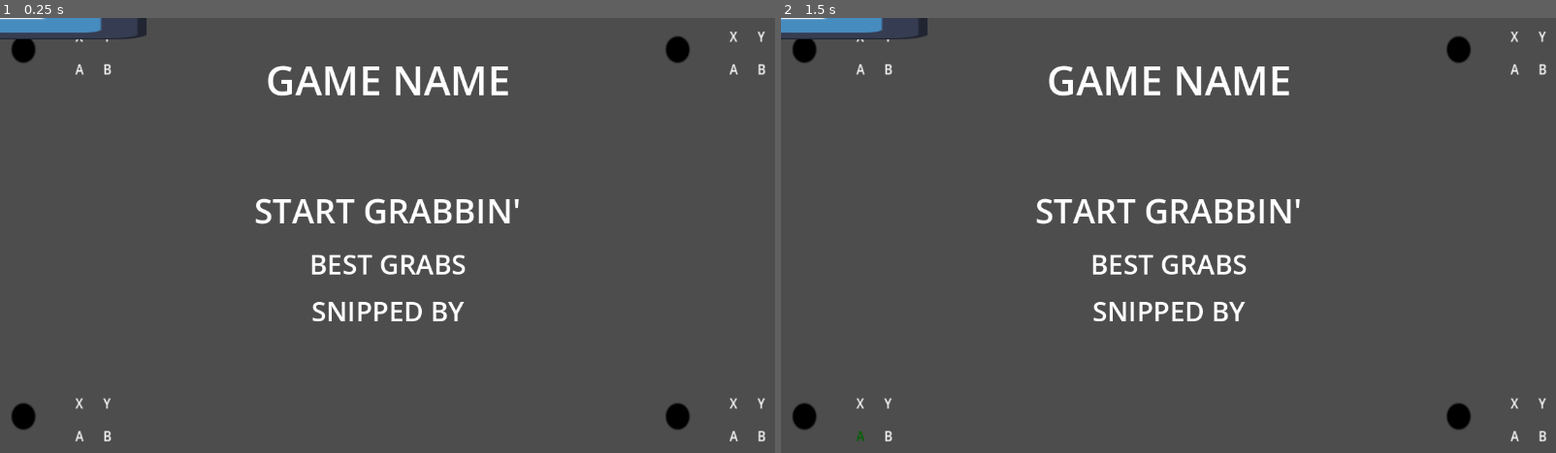
Above: before the commit, frames 1-2 (left to right).
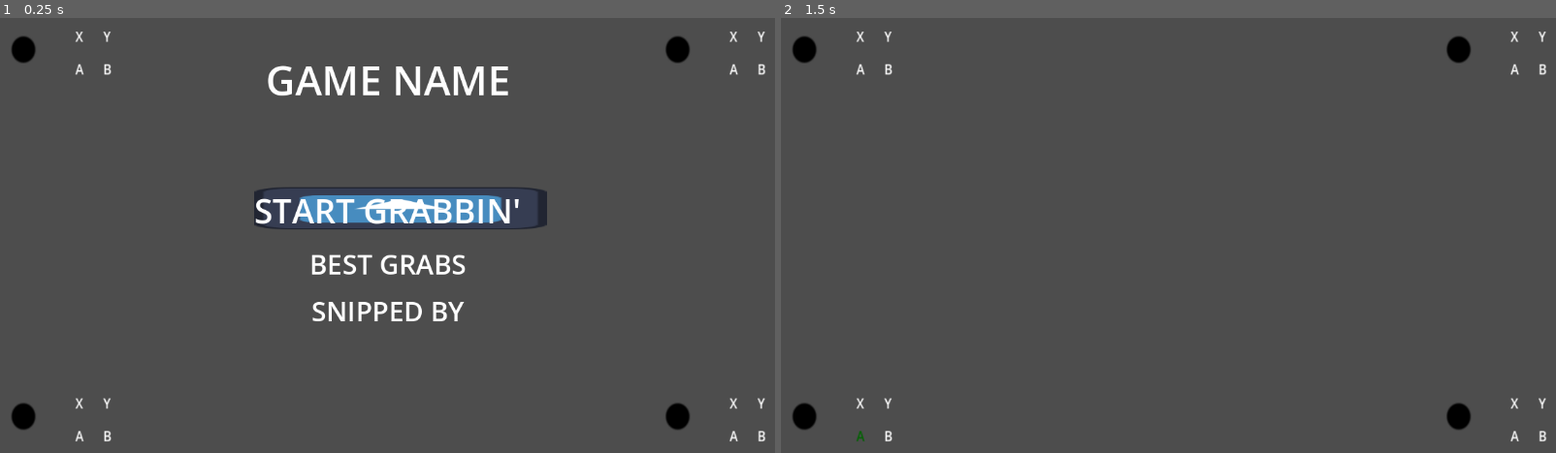
Above: after the commit, the same moments.

Repository: faubes/ArcadeJam2023
Game: Godot game, scene res://scenes/test/MultiControllers.tscn
The game is run twice, just before and just after one commit, with the same random seed, the same clock (stepped at 60 frames per second) and the same inputs. The engine's default icon, where the game draws it, is replaced by a stand-in: a white triangle on a blue panel in a dark square.
Inputs:
- Up to frame 1 (0.25 s): no input
- Up to frame 2 (1.5 s): tap Enter at 0.5 s; hold Up (MenuUp, bound only after the commit) 0.53-1.28 s; hold A (FireHand) 0.53-1.28 s; tap Ctrl (ReelIn) at 0.8, 1.35 s; tap Space (SelectButton) at 1.25 s; hold Down (MenuDown, bound only after the commit) from 1.28 s (still down)

The runs differ from the first frame. In frame 1, 2.1% of the frame differs, in the area x 0-71%, y 0-49%; in frame 2, 3.3%, in the area x 0-67%, y 0-70%.

Commit message:
Bare Bones Functional Main Menu

Diff:
--- a/game/auto/main_menu_controller.gd
+++ /dev/null
@@ -1,32 +0,0 @@
-extends Node2D
-
-enum SelectedMainMenuOption { PlayGame, HighScores, Credits,}
-@onready var selectedIndicator = $SelectedIndicator
-@onready var buttonList = [$"Play Game", $"High Score", $"Credits"]
-@export var SelectedOption = SelectedMainMenuOption.PlayGame
-@onready var playGameButton = $"Play Game"
-
-# Called when the node enters the scene tree for the first time.
-func _ready():
-	SelectedOption = SelectedMainMenuOption.PlayGame
-	#selectionNode.set_position(Vector2(100, 100), false)
-	#selectedIndicator.set_position(Vector2(0, 0), false)
-
-
-# Called every frame. 'delta' is the elapsed time since the previous frame.
-func _process(delta):
-	pass
-
-func _input(event):
-	pass
-		#example mapped inputs
-#	if event.is_action_pressed("FireHand"):
-#		label_a.add_theme_color_override("font_color", Color.RED)
-#	if event.is_action_pressed("SelectButton"):
-#		label_a.add_theme_color_override("font_color", Color.BLUE)
-#	if event.is_action_pressed("ReelIn"):
-#		label_a.add_theme_color_override("font_color", Color.DARK_GREEN)
-#	if event.is_action_pressed("TiltClockwise"):
-#		label_a.add_theme_color_override("font_color", Color.DARK_ORANGE)
-#	if event.is_action_pressed("TiltCounterclockwise"):
-#		label_a.add_theme_color_override("font_color", Color.PURPLE)
--- a/game/project.godot
+++ b/game/project.godot
@@ -18,7 +18,6 @@
 [autoload]
 
 ArcadeInputMap="*res://auto/ArcadeInputMap.gd"
-MainMenuController="*res://auto/main_menu_controller.gd"
 
 [input]
 
@@ -46,6 +45,7 @@
 "events": [Object(InputEventKey,"resource_local_to_scene":false,"resource_name":"","device":0,"window_id":0,"alt_pressed":false,"shift_pressed":false,"ctrl_pressed":false,"meta_pressed":false,"pressed":false,"keycode":0,"physical_keycode":32,"key_label":0,"unicode":0,"echo":false,"script":null)
 , Object(InputEventKey,"resource_local_to_scene":false,"resource_name":"","device":0,"window_id":0,"alt_pressed":false,"shift_pressed":false,"ctrl_pressed":false,"meta_pressed":false,"pressed":false,"keycode":0,"physical_keycode":65,"key_label":0,"unicode":0,"echo":false,"script":null)
 , Object(InputEventJoypadButton,"resource_local_to_scene":false,"resource_name":"","device":-1,"button_index":0,"pressure":0.0,"pressed":false,"script":null)
+, Object(InputEventKey,"resource_local_to_scene":false,"resource_name":"","device":0,"window_id":0,"alt_pressed":false,"shift_pressed":false,"ctrl_pressed":false,"meta_pressed":false,"pressed":false,"keycode":0,"physical_keycode":4194309,"key_label":0,"unicode":0,"echo":false,"script":null)
 ]
 }
 ReelIn={
@@ -56,6 +56,18 @@
 , Object(InputEventKey,"resource_local_to_scene":false,"resource_name":"","device":0,"window_id":0,"alt_pressed":false,"shift_pressed":false,"ctrl_pressed":false,"meta_pressed":false,"pressed":false,"keycode":0,"physical_keycode":83,"key_label":0,"unicode":0,"echo":false,"script":null)
 ]
 }
+MenuUp={
+"deadzone": 0.5,
+"events": [Object(InputEventJoypadMotion,"resource_local_to_scene":false,"resource_name":"","device":-1,"axis":1,"axis_value":-1.0,"script":null)
+, Object(InputEventKey,"resource_local_to_scene":false,"resource_name":"","device":0,"window_id":0,"alt_pressed":false,"shift_pressed":false,"ctrl_pressed":false,"meta_pressed":false,"pressed":false,"keycode":0,"physical_keycode":4194320,"key_label":0,"unicode":0,"echo":false,"script":null)
+]
+}
+MenuDown={
+"deadzone": 0.5,
+"events": [Object(InputEventJoypadMotion,"resource_local_to_scene":false,"resource_name":"","device":-1,"axis":1,"axis_value":1.0,"script":null)
+, Object(InputEventKey,"resource_local_to_scene":false,"resource_name":"","device":0,"window_id":0,"alt_pressed":false,"shift_pressed":false,"ctrl_pressed":false,"meta_pressed":false,"pressed":false,"keycode":0,"physical_keycode":4194322,"key_label":0,"unicode":0,"echo":false,"script":null)
+]
+}
 
 [physics]
 
--- a/game/scenes/test/MultiControllers.tscn
+++ b/game/scenes/test/MultiControllers.tscn
@@ -1,17 +1,7 @@
-[gd_scene load_steps=7 format=3 uid="uid://cvdxrhqgjob5q"]
+[gd_scene load_steps=3 format=3 uid="uid://cvdxrhqgjob5q"]
 
 [ext_resource type="PackedScene" uid="uid://c6pmtx61qbv1v" path="res://scenes/ui/JoystickDebug.tscn" id="1_3wdwb"]
-[ext_resource type="Script" path="res://auto/main_menu_controller.gd" id="2_kuwdw"]
-[ext_resource type="Texture2D" uid="uid://dws57npm36v7t" path="res://icon.svg" id="2_lsaij"]
-
-[sub_resource type="LabelSettings" id="LabelSettings_4ias8"]
-font_size = 60
-
-[sub_resource type="LabelSettings" id="LabelSettings_sha68"]
-font_size = 50
-
-[sub_resource type="LabelSettings" id="LabelSettings_yrfui"]
-font_size = 40
+[ext_resource type="PackedScene" uid="uid://lp4cu1vsx6yr" path="res://scenes/test/main_menu_button_container.tscn" id="2_njb4w"]
 
 [node name="MultiControllers" type="Node2D"]
 
@@ -68,85 +58,4 @@
 grow_horizontal = 0
 device_id = 3
 
-[node name="Main Menu" type="CanvasLayer" parent="."]
-
-[node name="Title" type="Label" parent="Main Menu"]
-anchors_preset = 5
-anchor_left = 0.5
-anchor_right = 0.5
-offset_left = -181.5
-offset_top = 50.0
-offset_right = 181.5
-offset_bottom = 181.0
-grow_horizontal = 2
-text = "GAME NAME"
-label_settings = SubResource("LabelSettings_4ias8")
-horizontal_alignment = 1
-
-[node name="Main Menu Button Container" type="Node2D" parent="Main Menu"]
-script = ExtResource("2_kuwdw")
-
-[node name="SINode" type="Node2D" parent="Main Menu/Main Menu Button Container"]
-
-[node name="SelectedIndicator" type="TextureRect" parent="Main Menu/Main Menu Button Container/SINode"]
-anchors_preset = 8
-anchor_left = 0.5
-anchor_top = 0.5
-anchor_right = 0.5
-anchor_bottom = 0.5
-offset_left = -217.5
-offset_top = -31.5
-offset_right = 217.5
-offset_bottom = 31.5
-grow_horizontal = 2
-grow_vertical = 2
-texture = ExtResource("2_lsaij")
-expand_mode = 2
-
-[node name="Play Game" type="Label" parent="Main Menu/Main Menu Button Container"]
-anchors_preset = 8
-anchor_left = 0.5
-anchor_top = 0.5
-anchor_right = 0.5
-anchor_bottom = 0.5
-offset_left = 379.0
-offset_top = 251.5
-offset_right = 773.0
-offset_bottom = 323.5
-grow_horizontal = 2
-grow_vertical = 2
-text = "START GRABBIN'"
-label_settings = SubResource("LabelSettings_sha68")
-horizontal_alignment = 1
-
-[node name="High Score" type="Label" parent="Main Menu/Main Menu Button Container"]
-anchors_preset = 8
-anchor_left = 0.5
-anchor_top = 0.5
-anchor_right = 0.5
-anchor_bottom = 0.5
-offset_left = 394.5
-offset_top = 338.5
-offset_right = 757.5
-offset_bottom = 396.5
-grow_horizontal = 2
-grow_vertical = 2
-text = "BEST GRABS"
-label_settings = SubResource("LabelSettings_yrfui")
-horizontal_alignment = 1
-
-[node name="Credits" type="Label" parent="Main Menu/Main Menu Button Container"]
-anchors_preset = 8
-anchor_left = 0.5
-anchor_top = 0.5
-anchor_right = 0.5
-anchor_bottom = 0.5
-offset_left = 394.5
-offset_top = 408.5
-offset_right = 757.5
-offset_bottom = 466.5
-grow_horizontal = 2
-grow_vertical = 2
-text = "SNIPPED BY"
-label_settings = SubResource("LabelSettings_yrfui")
-horizontal_alignment = 1
+[node name="Main Menu Button Container" parent="." instance=ExtResource("2_njb4w")]
--- /dev/null
+++ b/game/scenes/test/main_menu_button_container.tscn
@@ -0,0 +1,95 @@
+[gd_scene load_steps=6 format=3 uid="uid://lp4cu1vsx6yr"]
+
+[ext_resource type="Script" path="res://scenes/test/main_menu_controller.gd" id="1_2qg46"]
+[ext_resource type="Texture2D" uid="uid://dws57npm36v7t" path="res://icon.svg" id="2_oeoru"]
+
+[sub_resource type="LabelSettings" id="LabelSettings_wakki"]
+font_size = 60
+
+[sub_resource type="LabelSettings" id="LabelSettings_sha68"]
+font_size = 50
+
+[sub_resource type="LabelSettings" id="LabelSettings_yrfui"]
+font_size = 40
+
+[node name="Main Menu Button Container" type="Node2D"]
+script = ExtResource("1_2qg46")
+
+[node name="Main Menu" type="CanvasLayer" parent="."]
+
+[node name="Title" type="Label" parent="Main Menu"]
+anchors_preset = 5
+anchor_left = 0.5
+anchor_right = 0.5
+offset_left = -181.5
+offset_top = 50.0
+offset_right = 181.5
+offset_bottom = 181.0
+grow_horizontal = 2
+text = "GAME NAME"
+label_settings = SubResource("LabelSettings_wakki")
+horizontal_alignment = 1
+metadata/_edit_use_anchors_ = true
+
+[node name="SelectedIndicator" type="TextureRect" parent="Main Menu"]
+anchors_preset = 8
+anchor_left = 0.5
+anchor_top = 0.5
+anchor_right = 0.5
+anchor_bottom = 0.5
+offset_left = -793.5
+offset_top = -355.5
+offset_right = -358.5
+offset_bottom = -292.5
+grow_horizontal = 2
+grow_vertical = 2
+texture = ExtResource("2_oeoru")
+expand_mode = 2
+
+[node name="Play Game" type="Label" parent="Main Menu"]
+anchors_preset = 8
+anchor_left = 0.5
+anchor_top = 0.5
+anchor_right = 0.5
+anchor_bottom = 0.5
+offset_left = -197.0
+offset_top = -72.5
+offset_right = 197.0
+offset_bottom = -0.5
+grow_horizontal = 2
+grow_vertical = 2
+text = "START GRABBIN'"
+label_settings = SubResource("LabelSettings_sha68")
+horizontal_alignment = 1
+
+[node name="High Score" type="Label" parent="Main Menu"]
+anchors_preset = 8
+anchor_left = 0.5
+anchor_top = 0.5
+anchor_right = 0.5
+anchor_bottom = 0.5
+offset_left = -181.5
+offset_top = 14.5
+offset_right = 181.5
+offset_bottom = 72.5
+grow_horizontal = 2
+grow_vertical = 2
+text = "BEST GRABS"
+label_settings = SubResource("LabelSettings_yrfui")
+horizontal_alignment = 1
+
+[node name="Credits" type="Label" parent="Main Menu"]
+anchors_preset = 8
+anchor_left = 0.5
+anchor_top = 0.5
+anchor_right = 0.5
+anchor_bottom = 0.5
+offset_left = -181.5
+offset_top = 84.5
+offset_right = 181.5
+offset_bottom = 142.5
+grow_horizontal = 2
+grow_vertical = 2
+text = "SNIPPED BY"
+label_settings = SubResource("LabelSettings_yrfui")
+horizontal_alignment = 1
--- /dev/null
+++ b/game/scenes/test/main_menu_controller.gd
@@ -0,0 +1,37 @@
+extends Node2D
+
+enum SelectedMainMenuOption { PLAY_GAME, HIGH_SCORES, CREDITS}
+@onready var ButtonList = [$"Main Menu/Play Game", $"Main Menu/High Score", $"Main Menu/Credits"]
+@export var SelectedOption = SelectedMainMenuOption.PLAY_GAME
+@onready var SelectedButton = $"Main Menu/SelectedIndicator"
+@onready var MainMenu = $"Main Menu"
+
+# Called when the node enters the scene tree for the first time.
+func _ready():
+	SelectedOption = SelectedMainMenuOption.PLAY_GAME
+	SelectedButton.set_position(ButtonList[SelectedOption].position)
+	#selectedIndicator.set_position(Vector2(0, 0), false)
+
+# Called every frame. 'delta' is the elapsed time since the previous frame.
+func _process(delta):
+	pass
+
+func _input(event):
+	if !MainMenu.is_visible():
+		return
+
+	#Menu Inputs
+	if event.is_action_pressed("MenuUp"):
+		NavigateMenu(true)
+	if event.is_action_pressed("MenuDown"):
+		NavigateMenu(false)
+	if event.is_action_pressed("SelectButton") && SelectedOption == SelectedMainMenuOption.PLAY_GAME:
+		$"Main Menu".set_visible(false)
+
+
+func NavigateMenu(up):
+	if (up && SelectedOption != SelectedMainMenuOption.PLAY_GAME):
+		SelectedOption = SelectedOption - 1
+	elif (!up && SelectedOption != SelectedMainMenuOption.CREDITS):
+		SelectedOption = SelectedOption + 1
+	SelectedButton.set_position(ButtonList[SelectedOption].position)
